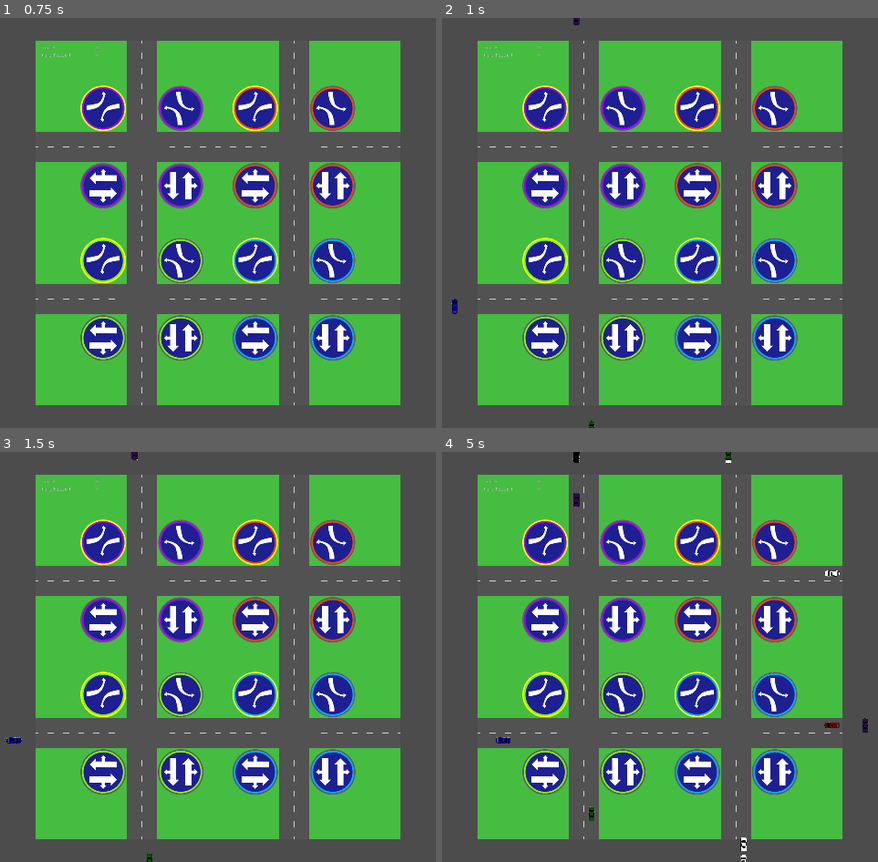
Above: before the commit, frames 1-4 (two rows, left to right).
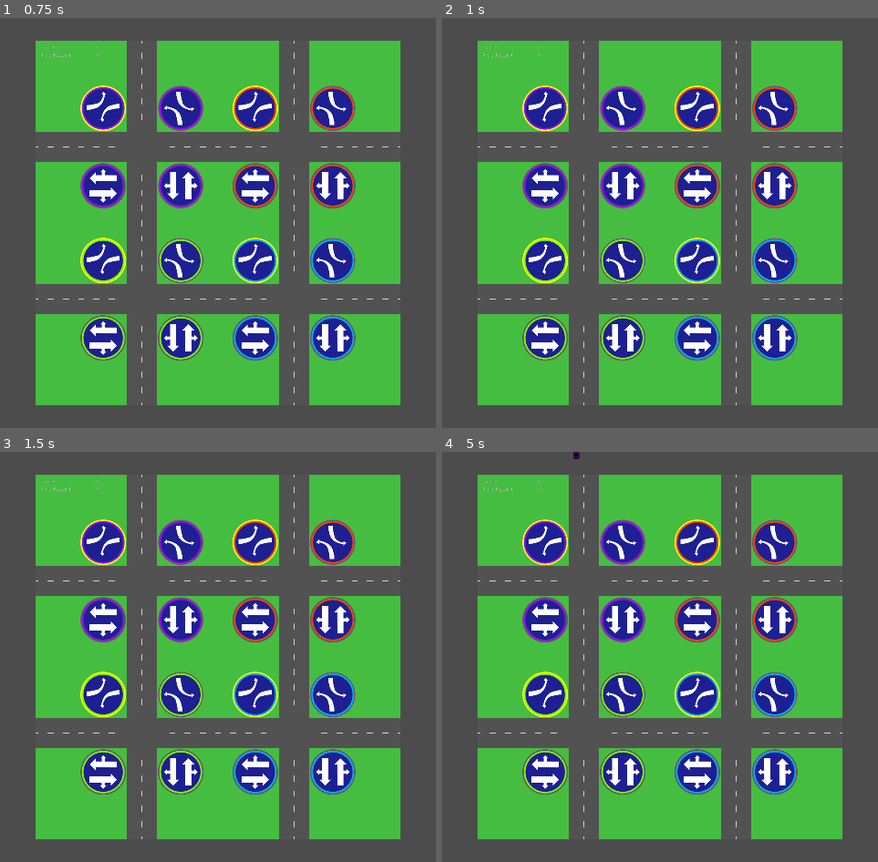
Above: after the commit, the same moments.

Repository: nicohi/terrific-lights-multiplayer
Game: Godot game, scene res://Map/Map.tscn
Two runs of this game, one before a commit and one after it. Both use one fixed random seed, a clock stepped at 60 frames per second and the inputs below.
Inputs (mouse positions are in pixels of both pictures, inside the frame that each line leads up to):
- Up to frame 1 (0.75 s): tap Enter at 0.5 s; move the mouse to (379, 202) at 0.52 s; click (379, 202) at 0.67 s
- Up to frame 2 (1 s): no input
- Up to frame 3 (1.5 s): move the mouse to (74, 677) at 1.27 s; click (74, 677) at 1.42 s
- Up to frame 4 (5 s): move the mouse to (734, 566) at 2.02 s; click (734, 566) at 2.17 s; move the mouse to (625, 739) at 2.77 s; click (625, 739) at 2.92 s; move the mouse to (outside the picture) at 3.52 s; click (outside the picture) at 3.67 s; move the mouse to (outside the picture) at 4.27 s; click (outside the picture) at 4.42 s

Frame 1 is identical in both runs. In frame 2, less than 0.1% of the frame differs, in the area x 2-36%, y 0-100%; in frame 3, 0.1%; in frame 4, 0.4%, in the area x 12-98%, y 0-100%.

Commit message:
vasemmalle kääntyminen toimii

Diff:
--- a/Car/Car.gd
+++ b/Car/Car.gd
@@ -134,17 +134,14 @@
 	ind = 0
 
 func movingInDirection():
-#	print("IND IS ", ind)
 	var dir
 	if  getRoute().getTileAtInd(ind + 1) != null:
 		dir = getRoute().getTileAtInd(ind + 1).positionFromTile(getRoute().getTileAtInd(ind))
-#		print("DIR IS ", dir)
 	else:
 		dir = getRoute().getTileAtInd(ind).positionFromTile(getRoute().getTileAtInd(ind - 1))
 	return dir
 
 func turningDirection():
-#	print("CHECKING TURNING")
 	var goingToTurnDir
 	if getRoute().getTileAtInd(ind + 2) != null:
 		goingToTurnDir = getRoute().getTileAtInd(ind + 2).positionFromTile(getRoute().getTileAtInd(ind + 1))
--- a/Globals.gd
+++ b/Globals.gd
@@ -1,9 +1,9 @@
 extends Node
 
 const TILE_SIDE_LEN = 40
-const CARS_PER_SEC = 3
+const CARS_PER_SEC = 1
 const VARIKKO = Vector2(-666, -666)
 const SCORE = 0
 enum { NONE, ALL, NORTH, EAST, SOUTH, WEST }
-enum { STRAIGHT_OR_RIGHT, LEFT_TURN }
+enum { STRAIGHT_OR_RIGHT, LEFT_TURN, ALL_TURN }
 enum { LEFT, RIGHT, STRAIGHT }
--- a/Map/Map.gd
+++ b/Map/Map.gd
@@ -14,6 +14,7 @@
 
 func _init():
 	timer = Timer.new()
+	timer.wait_time = 5
 	add_child(timer)
 	timer.connect("timeout", self, "_release_a_car")
 	timer.autostart = true
--- a/Road.gd
+++ b/Road.gd
@@ -290,54 +290,6 @@
 					pos = _turn_right(arr, pos, dir, nextTurn)
 
 		routes.append(Route.new(arr))
-#
-#	var list = []
-#	for y in range(0, ml):
-#		list.append(tiles[8][y])
-#	var route = Route.new(list)
-#	routes.append(route)
-#
-#	list = []
-#	for y in range(0, ml):
-#		list.append(tiles[9][ml-1 - y])
-#	route = Route.new(list)
-#	routes.append(route)
-#
-#	list = []
-#	for y in range(0, ml):
-#		list.append(tiles[18][y])
-#	route = Route.new(list)
-#	routes.append(route)
-#
-#	list = []
-#	for y in range(0, ml):
-#		list.append(tiles[19][ml-1 - y])
-#	route = Route.new(list)
-#	routes.append(route)
-#
-#	list = []
-#	for x in range(0, ml):
-#		list.append(tiles[x][9])
-#	route = Route.new(list)
-#	routes.append(route)
-#
-#	list = []
-#	for x in range(0, ml):
-#		list.append(tiles[ml- 1 - x][8])
-#	route = Route.new(list)
-#	routes.append(route)
-#
-#	list = []
-#	for x in range(0, ml):
-#		list.append(tiles[x][19])
-#	route = Route.new(list)
-#	routes.append(route)
-#
-#	list = []
-#	for x in range(0, ml):
-#		list.append(tiles[ml- 1 - x][18])
-#	route = Route.new(list)
-#	routes.append(route)
 
 func randomRoute():
 	var route = routes[randi() % routes.size()]
@@ -376,23 +328,23 @@
 			t4.incoming = Globals.NORTH
 			t4.leaving = Globals.STRAIGHT_OR_RIGHT
 		"ewl":
-			t1.incoming = Globals.WEST
-			t1.leaving = Globals.LEFT_TURN
-			t2.incoming = Globals.EAST
-			t2.leaving = Globals.LEFT_TURN
-			t3.incoming = Globals.WEST
-			t3.leaving = Globals.LEFT_TURN
-			t4.incoming = Globals.EAST
-			t4.leaving = Globals.LEFT_TURN
+			t1.incoming = Globals.EAST
+			t1.leaving = Globals.STRAIGHT_OR_RIGHT
+			t2.incoming = Globals.NONE
+			t2.leaving = Globals.STRAIGHT_OR_RIGHT
+			t3.incoming = Globals.NONE
+			t3.leaving = Globals.STRAIGHT_OR_RIGHT
+			t4.incoming = Globals.WEST
+			t4.leaving = Globals.STRAIGHT_OR_RIGHT
 		"nsl":
-			t1.incoming = Globals.SOUTH
-			t1.leaving = Globals.LEFT_TURN
-			t2.incoming = Globals.NORTH
-			t2.leaving = Globals.LEFT_TURN
-			t3.incoming = Globals.SOUTH
-			t3.leaving = Globals.LEFT_TURN
-			t4.incoming = Globals.NORTH
-			t4.leaving = Globals.LEFT_TURN
+			t1.incoming = Globals.NONE
+			t1.leaving = Globals.STRAIGHT_OR_RIGHT
+			t2.incoming = Globals.WEST
+			t2.leaving = Globals.STRAIGHT_OR_RIGHT
+			t3.incoming = Globals.EAST
+			t3.leaving = Globals.STRAIGHT_OR_RIGHT
+			t4.incoming = Globals.NONE
+			t4.leaving = Globals.STRAIGHT_OR_RIGHT
 
 func handle_lights(light: LightButton):
 	match light:
--- a/Tile.gd
+++ b/Tile.gd
@@ -14,7 +14,7 @@
 	takingCar = null
 	is_crossing = false
 	incoming = Globals.ALL
-	leaving = Globals.STRAIGHT_OR_RIGHT
+	leaving = Globals.ALL_TURN
 
 func setCoordinates(x, y):
 	coordinates = Vector2(x, y)
@@ -33,7 +33,12 @@
 		movingFromOK = false
 	else:
 		movingFromOK = movingFrom == incoming
-	return movingFromOK and turningTo == leaving
+	var turningToOK
+	if leaving == Globals.ALL_TURN:
+		turningToOK = true
+	else:
+		turningToOK = turningTo == leaving
+	return movingFromOK and turningToOK
 
 func _on_Tile_body_entered(body):
 	if self == body.getRoute().getTileAtInd(body.ind + 1):
